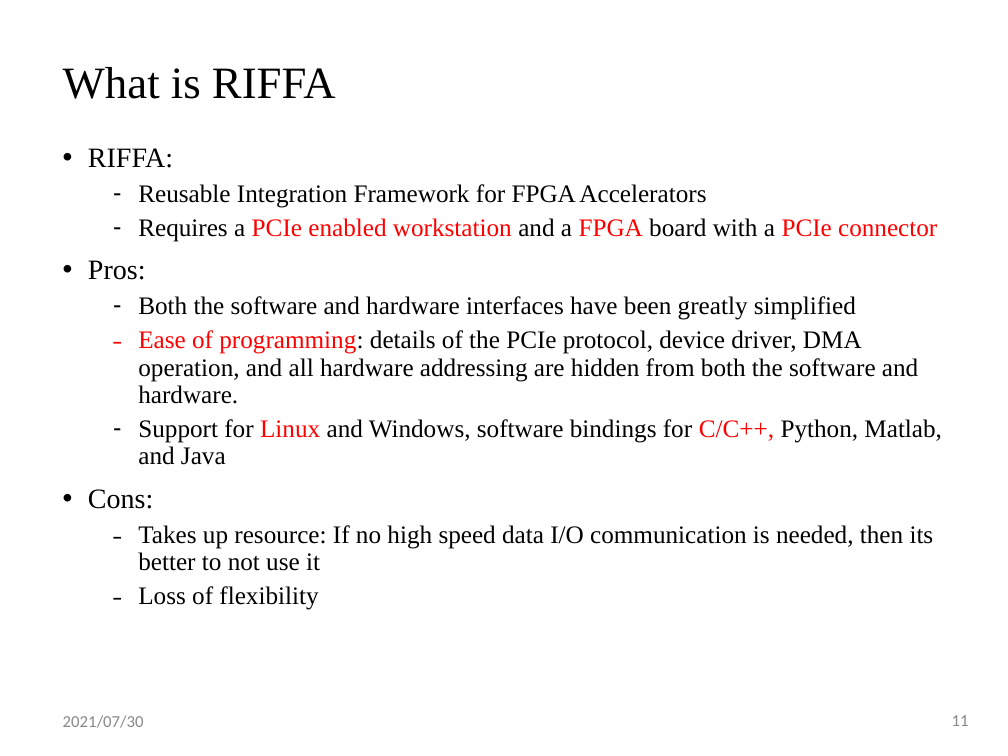
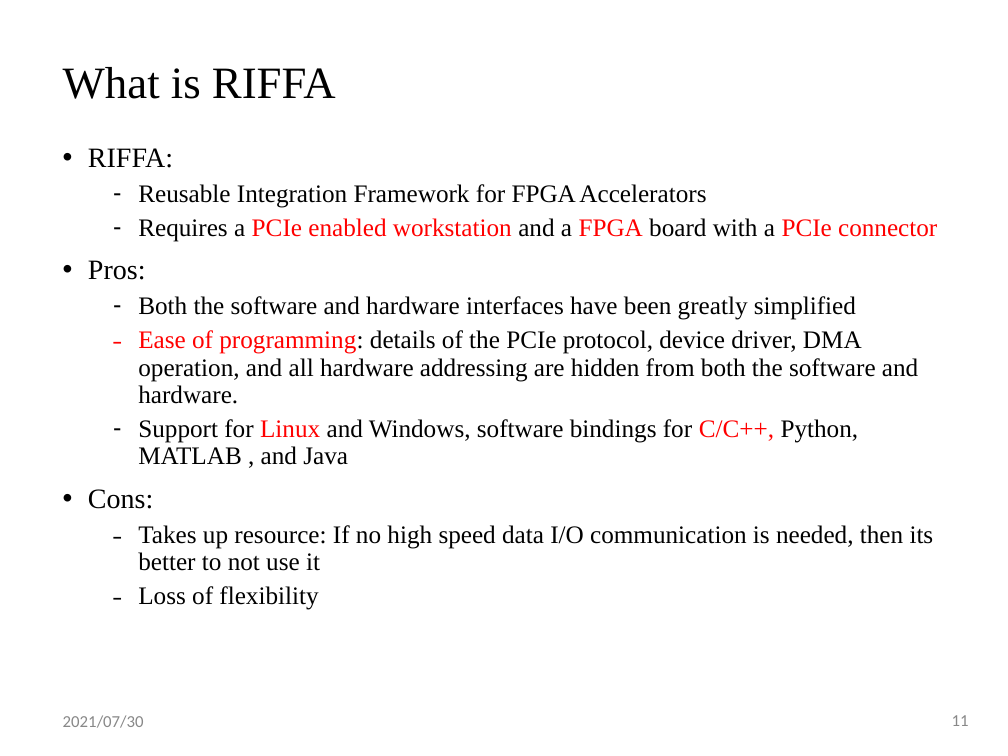
Before and after one commit to shihjimmy/riffa, a slide deck: slide 11 of RIFFA_tutorial_2025.pptx. Drawn at 1008x756 pixels with LibreOffice and Linux fonts; fonts in the diff are those of the drawing; background and template pictures are left out. Boxes give left, top, right and bottom in pixels: in the first picture for what was removed or moved away, otherwise in the second. Text is boxed around its words. In the diff, an @@ line names an element or a change of style, - is before the commit and + after.

```diff
--- a/RIFFA_tutorial_2025.pptx
+++ b/RIFFA_tutorial_2025.pptx
@@ text at bbox=[138, 419, 859, 465]: text changed @@
-  ‐ Support for Linux and Windows, software bindings for C/C++, Python, Matlab, and Java
+  ‐ Support for Linux and Windows, software bindings for C/C++, Python, MATLAB , and Java
```
Also in this commit, not shown: 40 other slides changed, 1 slide added, 2 slides removed.
